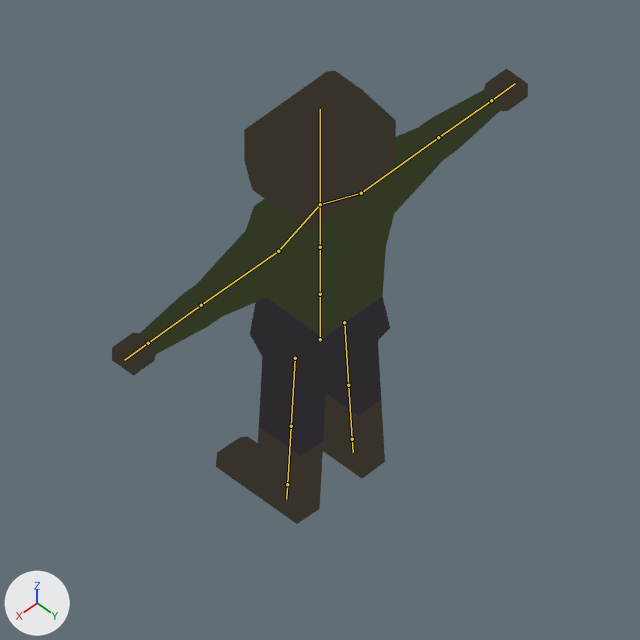
The Blender file bleed-client/blender/Zombie.blend: old version first, new version second.
Both versions are drawn from the file's camera 'Camera.001'. Lighting does not change. The marker at lower left points along +X, +Y and +Z. The bones that bend it are drawn over the model as lines.

The first picture shows 'Character'.
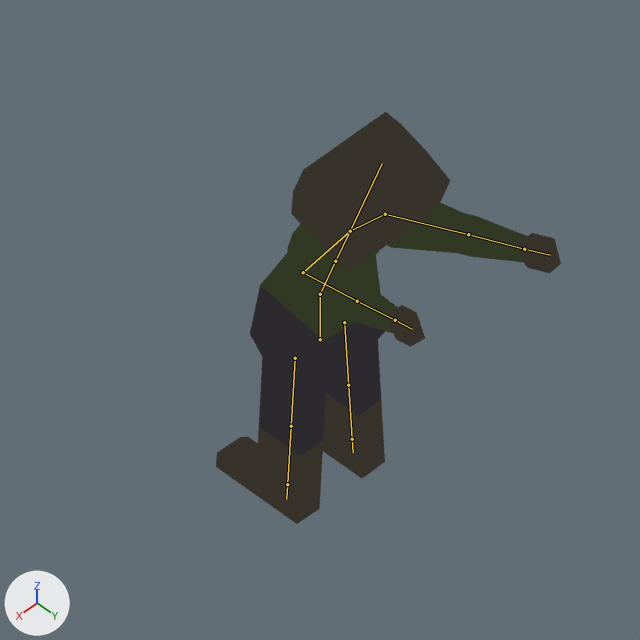
The newer file adds an action. The first version stands in its rest pose; the second is drawn at frame 6 of the action 'All'.

Boxes [x1, y1, x2, y2] around the edits, measured in the pictures (640 x 640 px):
'Character', posed (17% narrower, 9% shorter)
    before: [112, 69, 528, 524]
    after: [216, 112, 561, 524]
bone 'Spine1', root to tip
    before: (320, 294) to (320, 247)
    after: (320, 294) to (335, 261)
bone 'UpperArm.R', root to tip
    before: (361, 193) to (438, 137)
    after: (385, 214) to (468, 234)
bone 'UpperArm.L', root to tip
    before: (278, 251) to (201, 305)
    after: (303, 272) to (357, 301)

The change in detail:
Bone 'Spine1' (bone_spine1) turns from (0, 0, 0) to (-20, 0, 0) degrees about its own x, y and z.
Bone 'UpperArm.R' (bone_upperarm_r) turns from (0, 0, 0) to (-128, -6, 95) degrees about its own x, y and z.
Bone 'UpperArm.L' (bone_upperarm_l) turns from (0, 0, 0) to (-134, 8, -98) degrees about its own x, y and z.
